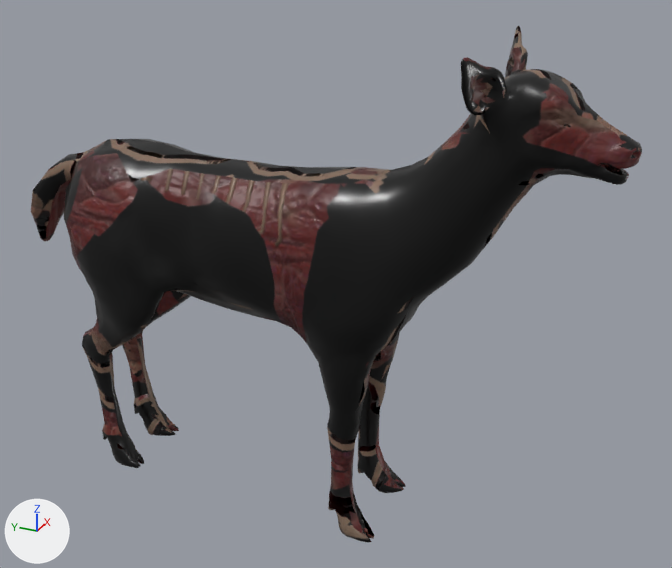
A saved change to the glTF model game/assets/ms/wendigo_fleisch/model.glb.
Camera for both pictures: a camera (50 mm lens) standing at (-2.264, -1.215, 1.905) and looking at (0.051, -0.174, 0.748). Arrows for +X, +Y and +Z are at lower left; the lights stay in place. The picture after the commit comes second. Vertices at exactly the same position are counted once.

Names of what the first picture shows: 'SK_DeerDoe.001'.
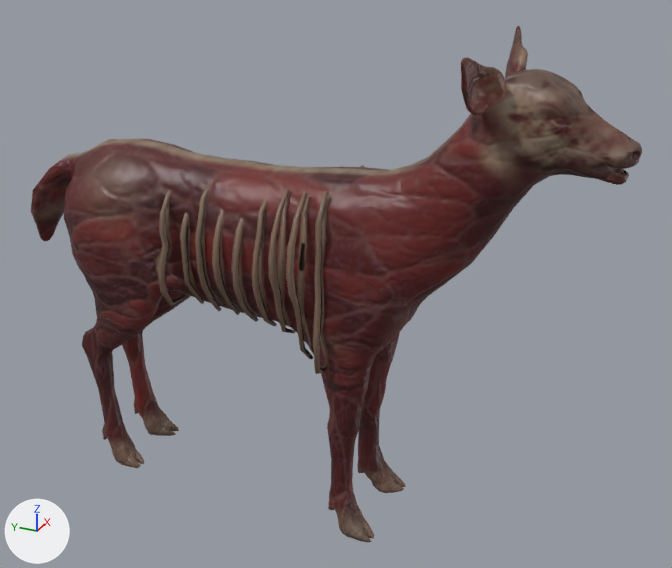
Changed parts and their boxes [x1, y1, x2, y2] in the pictures (672 x 568 px):
part 1 of me_sk_deerdoe, added (brown): after [158, 165, 364, 374]
part 2 of me_sk_deerdoe, surface changed (black to brown): [31, 26, 642, 543] in both

Diff of the bpy script that builds the scene:
```diff
--- a/game/assets/ms/wendigo_fleisch/model.glb.py
+++ b/game/assets/ms/wendigo_fleisch/model.glb.py
@@ me_sk_deerdoe @@
 # used by ob_sk_deerdoe_001; location = (0.0, 0.0, 0.0)
-me_sk_deerdoe.from_pydata(...)  # 2710 vertices, 5416 faces; spans x -0.25..0.25, y -1.0..0.88, z 0.0..1.5
+me_sk_deerdoe.from_pydata(...)  # 3556 vertices, 7036 faces; spans x -0.25..0.25, y -1.0..0.88, z 0.0..1.5
+# me_sk_deerdoe part 1: 846 vertices added at x -0.23..0.23, y -0.23..0.29, z 0.55..1.1
+# me_sk_deerdoe part 2: 5416 kept faces spanning x -0.25..0.25, y -1.0..0.88, z 0.0..1.5 get new texture (UV) coordinates
 me_sk_deerdoe.materials.append(mat_wd_fleisch_001)
```
